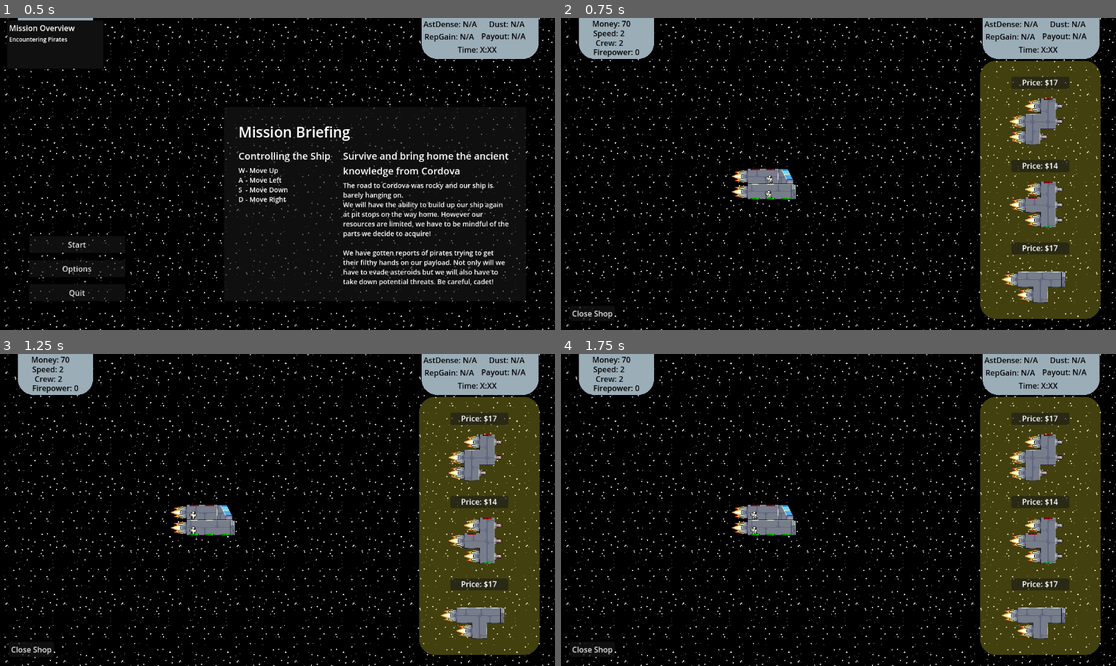
Above: before the commit, frames 1-4 (two rows, left to right).
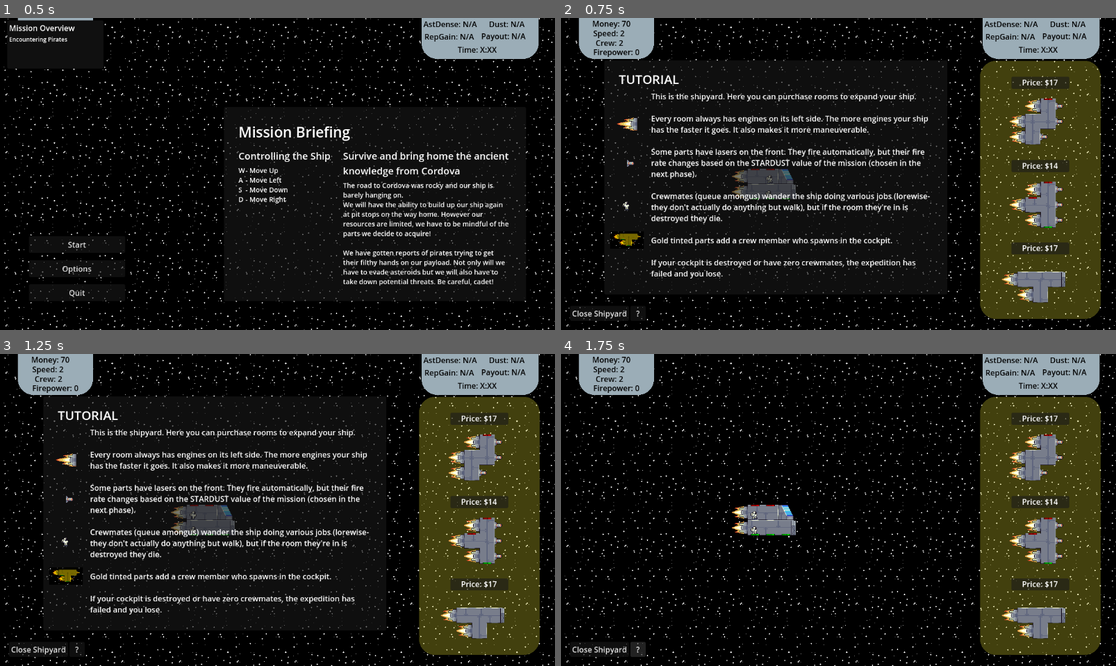
Above: after the commit, the same moments.

Repository: TreadTheDawnGames/GodotWildJam81
Game: Godot game, scene res://game.tscn
The game is run twice, just before and just after one commit, with the same random seed, the same clock (stepped at 60 frames per second) and the same inputs. The engine's default icon, where the game draws it, is replaced by a stand-in: a white triangle on a blue panel in a dark square. Sound files missing from this copy of the repository are replaced by a short silence.
Inputs (mouse positions are in pixels of both pictures, inside the frame that each line leads up to):
- Up to frame 1 (0.5 s): no input
- Up to frame 2 (0.75 s): click "Start" at 0.5 s
- Up to frame 3 (1.25 s): no input
- Up to frame 4 (1.75 s): click (638, 650) at 1.25 s, where only the run after the commit has a clickable "?"

Frame 1 is identical in both runs. In frame 2, 7.3% of the frame differs, in the area x 7-70%, y 13-98%; in frame 3, 7.3%; in frame 4, 0.2%.

Commit message:
Started tutorial.

Diff:
--- /dev/null
+++ b/Assets/Sprites/CrewmateFrames.tres
@@ -0,0 +1,46 @@
+[gd_resource type="SpriteFrames" load_steps=7 format=3 uid="uid://btl1eyidfo0x6"]
+
+[ext_resource type="Texture2D" uid="uid://bt65evbcopvwa" path="res://Assets/Tileryr/crewmate.png" id="1_qwc82"]
+
+[sub_resource type="AtlasTexture" id="AtlasTexture_5bwah"]
+atlas = ExtResource("1_qwc82")
+region = Rect2(0, 0, 20, 20)
+
+[sub_resource type="AtlasTexture" id="AtlasTexture_2q63w"]
+atlas = ExtResource("1_qwc82")
+region = Rect2(60, 0, 20, 20)
+
+[sub_resource type="AtlasTexture" id="AtlasTexture_w6in1"]
+atlas = ExtResource("1_qwc82")
+region = Rect2(20, 0, 20, 20)
+
+[sub_resource type="AtlasTexture" id="AtlasTexture_fwimq"]
+atlas = ExtResource("1_qwc82")
+region = Rect2(40, 0, 20, 20)
+
+[sub_resource type="AtlasTexture" id="AtlasTexture_0e6ya"]
+atlas = ExtResource("1_qwc82")
+region = Rect2(80, 0, 20, 20)
+
+[resource]
+animations = [{
+"frames": [{
+"duration": 1.0,
+"texture": SubResource("AtlasTexture_5bwah")
+}, {
+"duration": 1.0,
+"texture": SubResource("AtlasTexture_2q63w")
+}, {
+"duration": 1.0,
+"texture": SubResource("AtlasTexture_w6in1")
+}, {
+"duration": 1.0,
+"texture": SubResource("AtlasTexture_fwimq")
+}, {
+"duration": 1.0,
+"texture": SubResource("AtlasTexture_0e6ya")
+}],
+"loop": true,
+"name": &"default",
+"speed": 5.0
+}]
--- a/Scenes/Objects/crewmate.tscn
+++ b/Scenes/Objects/crewmate.tscn
@@ -1,61 +1,18 @@
-[gd_scene load_steps=13 format=3 uid="uid://chax0pgaodrnu"]
+[gd_scene load_steps=7 format=3 uid="uid://chax0pgaodrnu"]
 
 [ext_resource type="Script" uid="uid://c7u4sqqmin8" path="res://Scenes/Objects/crewmate.gd" id="1_rpagk"]
-[ext_resource type="Texture2D" uid="uid://bt65evbcopvwa" path="res://Assets/Tileryr/crewmate.png" id="2_5bwah"]
+[ext_resource type="SpriteFrames" uid="uid://btl1eyidfo0x6" path="res://Assets/Sprites/CrewmateFrames.tres" id="2_5bwah"]
 [ext_resource type="Script" uid="uid://wcqwkfjsc6e5" path="res://Scripts/state_machine.gd" id="3_7kgws"]
 [ext_resource type="Script" uid="uid://c8g6rmdi5vc6b" path="res://Scenes/Objects/CrewmateStates/idle.gd" id="4_7kgws"]
 [ext_resource type="Script" uid="uid://bpo6ak3hlfru5" path="res://Scenes/Objects/CrewmateStates/walk.gd" id="5_5bwah"]
 [ext_resource type="Script" uid="uid://bnvgk0ya3rfbf" path="res://Scenes/Objects/CrewmateStates/work.gd" id="6_5bwah"]
-
-[sub_resource type="AtlasTexture" id="AtlasTexture_5bwah"]
-atlas = ExtResource("2_5bwah")
-region = Rect2(0, 0, 20, 20)
-
-[sub_resource type="AtlasTexture" id="AtlasTexture_2q63w"]
-atlas = ExtResource("2_5bwah")
-region = Rect2(60, 0, 20, 20)
-
-[sub_resource type="AtlasTexture" id="AtlasTexture_w6in1"]
-atlas = ExtResource("2_5bwah")
-region = Rect2(20, 0, 20, 20)
-
-[sub_resource type="AtlasTexture" id="AtlasTexture_fwimq"]
-atlas = ExtResource("2_5bwah")
-region = Rect2(40, 0, 20, 20)
-
-[sub_resource type="AtlasTexture" id="AtlasTexture_0e6ya"]
-atlas = ExtResource("2_5bwah")
-region = Rect2(80, 0, 20, 20)
-
-[sub_resource type="SpriteFrames" id="SpriteFrames_7hmhw"]
-animations = [{
-"frames": [{
-"duration": 1.0,
-"texture": SubResource("AtlasTexture_5bwah")
-}, {
-"duration": 1.0,
-"texture": SubResource("AtlasTexture_2q63w")
-}, {
-"duration": 1.0,
-"texture": SubResource("AtlasTexture_w6in1")
-}, {
-"duration": 1.0,
-"texture": SubResource("AtlasTexture_fwimq")
-}, {
-"duration": 1.0,
-"texture": SubResource("AtlasTexture_0e6ya")
-}],
-"loop": true,
-"name": &"default",
-"speed": 5.0
-}]
 
 [node name="Crewmate" type="Node2D" node_paths=PackedStringArray("state_machine")]
 script = ExtResource("1_rpagk")
 state_machine = NodePath("StateMachine")
 
 [node name="AnimatedSprite2D" type="AnimatedSprite2D" parent="."]
-sprite_frames = SubResource("SpriteFrames_7hmhw")
+sprite_frames = ExtResource("2_5bwah")
 frame_progress = 0.304529
 
 [node name="StateMachine" type="Node" parent="." node_paths=PackedStringArray("_init_state")]
--- a/Scenes/ShipBuilder/shipyard.tscn
+++ b/Scenes/ShipBuilder/shipyard.tscn
@@ -42,6 +42,7 @@
 [ext_resource type="PackedScene" uid="uid://c62qo7piir2xf" path="res://Scenes/ShipTilemapScenes/Rooms/z_2l.tscn" id="39_37yg4"]
 [ext_resource type="AudioStream" uid="uid://bjxifp541xctx" path="res://Assets/Audio/Shipyard/Place Object.mp3" id="41_hs3ok"]
 [ext_resource type="AudioStream" uid="uid://dq7hdygl7yx3s" path="res://Assets/Audio/Level/Crash into Asteroid.mp3" id="42_027qa"]
+[ext_resource type="PackedScene" uid="uid://gtm63wqtd66k" path="res://Scenes/UI/Tutorial/shipyard_tutorial.tscn" id="43_e7a7g"]
 
 [sub_resource type="WorldBoundaryShape2D" id="WorldBoundaryShape2D_mniq6"]
 normal = Vector2(90, 0)
@@ -82,7 +83,7 @@
 offset_top = 598.0
 offset_right = 112.0
 offset_bottom = 629.0
-text = "Close Shop
+text = "Close Shipyard
 "
 
 [node name="PlaceShipPart" type="AudioStreamPlayer2D" parent="."]
@@ -91,4 +92,18 @@
 [node name="CrashIntoAsteroid" type="AudioStreamPlayer2D" parent="."]
 stream = ExtResource("42_027qa")
 
+[node name="HelpButton" type="Button" parent="."]
+offset_left = 144.0
+offset_top = 598.0
+offset_right = 176.0
+offset_bottom = 629.0
+text = "?"
+
+[node name="ShipyardTutorial" parent="HelpButton" instance=ExtResource("43_e7a7g")]
+layout_mode = 1
+offset_left = -193.0
+offset_top = -619.0
+offset_right = 1036.0
+offset_bottom = 107.0
+
 [connection signal="finished" from="CrashIntoAsteroid" to="." method="_on_crash_into_asteroid_finished"]
--- a/Scenes/UI/Options.tscn
+++ b/Scenes/UI/Options.tscn
@@ -126,7 +126,7 @@
 anchor_top = 0.853395
 anchor_right = 0.225694
 anchor_bottom = 0.907407
-text = "Quit Options"
+text = "Main Menu"
 metadata/_edit_use_anchors_ = true
 
 [connection signal="drag_ended" from="PanelContainer/Container/OptionsContainer/VolumeContainer/VolumeSlider" to="." method="_on_volume_slider_drag_ended"]
--- a/Scenes/UI/SpaceMap.tscn
+++ b/Scenes/UI/SpaceMap.tscn
@@ -35,3 +35,11 @@
 script = ExtResource("2_pab8o")
 
 [node name="Cruiser" parent="." instance=ExtResource("1_ihlxe")]
+
+[node name="HelpButton" type="Button" parent="."]
+layout_mode = 0
+offset_left = 10.0
+offset_top = 600.0
+offset_right = 40.0
+offset_bottom = 631.0
+text = "?"
--- /dev/null
+++ b/Scenes/UI/Tutorial/shipyard_tutorial.tscn
@@ -0,0 +1,39 @@
+[gd_scene load_steps=6 format=3 uid="uid://gtm63wqtd66k"]
+
+[ext_resource type="PackedScene" uid="uid://c7blm8e5boclc" path="res://Scenes/UI/Tutorial/tutorial_base.tscn" id="1_e1css"]
+[ext_resource type="Texture2D" uid="uid://dwxxwejh5wlsr" path="res://Assets/Tileryr/ship_blaster.png" id="1_h33lc"]
+[ext_resource type="Texture2D" uid="uid://dvoca3dj0cp74" path="res://Assets/UI/Tutorial/Screenshot 2025-05-23 203829.png" id="1_pj8fd"]
+[ext_resource type="Texture2D" uid="uid://dbfij3u5xs5g4" path="res://Assets/Tileryr/ship_laser.png" id="2_fgwyd"]
+[ext_resource type="SpriteFrames" uid="uid://btl1eyidfo0x6" path="res://Assets/Sprites/CrewmateFrames.tres" id="2_pj8fd"]
+
+[node name="ShipyardTutorial" instance=ExtResource("1_e1css")]
+
+[node name="Body" parent="Panel" index="1"]
+text = "This is the shipyard. Here you can purchase rooms to expand your ship.
+
+Every room always has engines on its left side. The more engines your ship has the faster it goes. It also makes it more maneuverable.
+
+Some parts have lasers on the front. They fire automatically, but their fire rate changes based on the STARDUST value of the mission (chosen in the next phase).
+
+Crewmates (queue amongus) wander the ship doing various jobs (lorewise-they don't actually do anything but walk), but if the room they're in is destroyed they die.
+
+Gold tinted parts add a crew member who spawns in the cockpit.
+
+If your cockpit is destroyed or have zero crewmates, the expedition has failed and you lose."
+
+[node name="Screenshot2025-05-23203830" type="Sprite2D" parent="Panel" index="2"]
+position = Vector2(47.1693, 373)
+scale = Vector2(0.395161, 0.395161)
+texture = ExtResource("1_pj8fd")
+
+[node name="Crewmate2" type="AnimatedSprite2D" parent="Panel" index="3"]
+position = Vector2(47.1693, 301)
+sprite_frames = ExtResource("2_pj8fd")
+
+[node name="ShipBlaster" type="Sprite2D" parent="Panel" index="4"]
+position = Vector2(44, 133)
+texture = ExtResource("1_h33lc")
+
+[node name="ShipLaser" type="Sprite2D" parent="Panel" index="5"]
+position = Vector2(55, 214)
+texture = ExtResource("2_fgwyd")
--- /dev/null
+++ b/Scenes/UI/Tutorial/spacemap_tutorial.tscn
@@ -0,0 +1,17 @@
+[gd_scene load_steps=2 format=3 uid="uid://3uxejpt68813"]
+
+[ext_resource type="PackedScene" uid="uid://c7blm8e5boclc" path="res://Scenes/UI/Tutorial/tutorial_base.tscn" id="1_8b8ve"]
+
+[node name="SpacemapTutorial" instance=ExtResource("1_8b8ve")]
+
+[node name="Body" parent="Panel" index="1"]
+offset_left = 31.0
+text = "This is the space map. Here you choose your path home.
+
+Time to Travel:
+Reputation
+Money
+Space Dust
+Chance of Pirates
+Astroid Density
+Nebula"
--- /dev/null
+++ b/Scenes/UI/Tutorial/tutorial_base.tscn
@@ -0,0 +1,40 @@
+[gd_scene load_steps=2 format=3 uid="uid://c7blm8e5boclc"]
+
+[ext_resource type="Script" uid="uid://dtcy222h3x4sp" path="res://Scripts/UI/Tutorial/shipyard_tutorial.gd" id="1_vvtbc"]
+
+[node name="ShipyardTutorial" type="Control"]
+layout_mode = 3
+anchors_preset = 15
+anchor_right = 1.0
+anchor_bottom = 1.0
+grow_horizontal = 2
+grow_vertical = 2
+script = ExtResource("1_vvtbc")
+
+[node name="Panel" type="Panel" parent="."]
+layout_mode = 0
+offset_left = 139.0
+offset_top = 109.0
+offset_right = 851.0
+offset_bottom = 595.0
+mouse_filter = 1
+
+[node name="TutorialTitle" type="RichTextLabel" parent="Panel"]
+layout_mode = 0
+offset_left = 30.0
+offset_top = 21.0
+offset_right = 194.0
+offset_bottom = 61.0
+mouse_filter = 1
+theme_override_font_sizes/normal_font_size = 26
+text = "TUTORIAL"
+
+[node name="Body" type="RichTextLabel" parent="Panel"]
+layout_mode = 0
+offset_left = 97.0
+offset_top = 63.0
+offset_right = 683.0
+offset_bottom = 461.0
+mouse_filter = 1
+text = "Placeholder
+"
--- a/Scenes/debug.gd
+++ b/Scenes/debug.gd
@@ -53,9 +53,10 @@
 	level.LevelComplete.connect(TransitionToShop)
 	return
 
-func TransitionToShop():
+func TransitionToShop(useTutorial : bool = false):
 	for laser in get_tree().root.get_children().filter(func(a): return a is Laser):
 		laser.queue_free()
+	#check to see if the player just played the final level, and if they did, tell them they won.
 	if(GlobalPlayerInfo.ActiveLevelInfo and GlobalPlayerInfo.ActiveLevelInfo.FinalLevel):
 		GlobalPlayerInfo.EndGame(true)
 		return
@@ -63,6 +64,8 @@
 	var shop = shopScene.instantiate()
 	add_child(shop)
 	shop.ShopClosed.connect(TransitionToSpaceMap)
+	if(useTutorial):
+		print("tutorial")
 	return
 
 func TransitionToMainMenu():
@@ -70,7 +73,7 @@
 	BackgroundMusic.get_child(0).play()
 	mainMenu = mainMenuScene.instantiate()
 	add_child(mainMenu)
-	mainMenu.StartClicked.connect(TransitionToShop)
+	mainMenu.StartClicked.connect(TransitionToShop.bind(false))
 	mainMenu.StartClicked.connect(KillMainMenu)
 	mainMenu.OptionsClicked.connect(TransitionToOptionsMenu)
 	mainMenu.OptionsClicked.connect(KillMainMenu)
--- a/Scripts/ShipContruction/ship_builder.gd
+++ b/Scripts/ShipContruction/ship_builder.gd
@@ -3,12 +3,14 @@
 
 @onready var BuildArea: Area2D
 @onready var ShopPanel: Sprite2D
+@onready var help_button: Button = $HelpButton
 
 var playerShip : PlayerShip
 var addingRoom : ShipRoom
 var addingRoomCell : ConnectionCell
 
 signal ShopClosed
+@onready var tutorial: Control = $HelpButton/ShipyardTutorial
 
 func _ready() -> void:
 	playerShip = GlobalPlayerInfo.ShipExitStorage(get_node("ShipPositioner").global_position)
@@ -18,6 +20,7 @@
 	BuildArea = get_node("Area2D")
 	BuildArea.area_entered.connect(SnapToPlayerShip)
 	BuildArea.area_exited.connect(ReturnToShop)
+	help_button.pressed.connect(func(): tutorial.show())
 	get_node("CloseButton").pressed.connect(CloseShipyard)
 
 func SnapToPlayerShip(otherArea : Area2D):
--- a/Scripts/UI/MainMenu.gd
+++ b/Scripts/UI/MainMenu.gd
@@ -4,6 +4,7 @@
 signal StartClicked
 signal OptionsClicked
 signal QuitGame
+signal OpenTutorial
 
 # Called when the node enters the scene tree for the first time.
 func _ready() -> void:
--- /dev/null
+++ b/Scripts/UI/Tutorial/shipyard_tutorial.gd
@@ -0,0 +1,11 @@
+extends Control
+
+func _ready():
+	gui_input.connect(GoAway)
+
+
+func GoAway(event: InputEvent):
+	if(event.is_action("click")):
+		print("clicked")
+		hide()
+	return
Binary file added: Assets/UI/Tutorial/Screenshot 2025-05-23 202625.png
Not shown, added: Assets/UI/Tutorial/Screenshot 2025-05-23 202625.png.import
Binary file added: Assets/UI/Tutorial/Screenshot 2025-05-23 202645.png
Not shown, added: Assets/UI/Tutorial/Screenshot 2025-05-23 202645.png.import
Binary file added: Assets/UI/Tutorial/Screenshot 2025-05-23 202653.png
Not shown, added: Assets/UI/Tutorial/Screenshot 2025-05-23 202653.png.import
Binary file added: Assets/UI/Tutorial/Screenshot 2025-05-23 202659.png
Not shown, added: Assets/UI/Tutorial/Screenshot 2025-05-23 202659.png.import
Binary file added: Assets/UI/Tutorial/Screenshot 2025-05-23 202958.png
Not shown, added: Assets/UI/Tutorial/Screenshot 2025-05-23 202958.png.import
Binary file added: Assets/UI/Tutorial/Screenshot 2025-05-23 203829.png
Not shown, added: Assets/UI/Tutorial/Screenshot 2025-05-23 203829.png.import
(and 3 more such lines)
